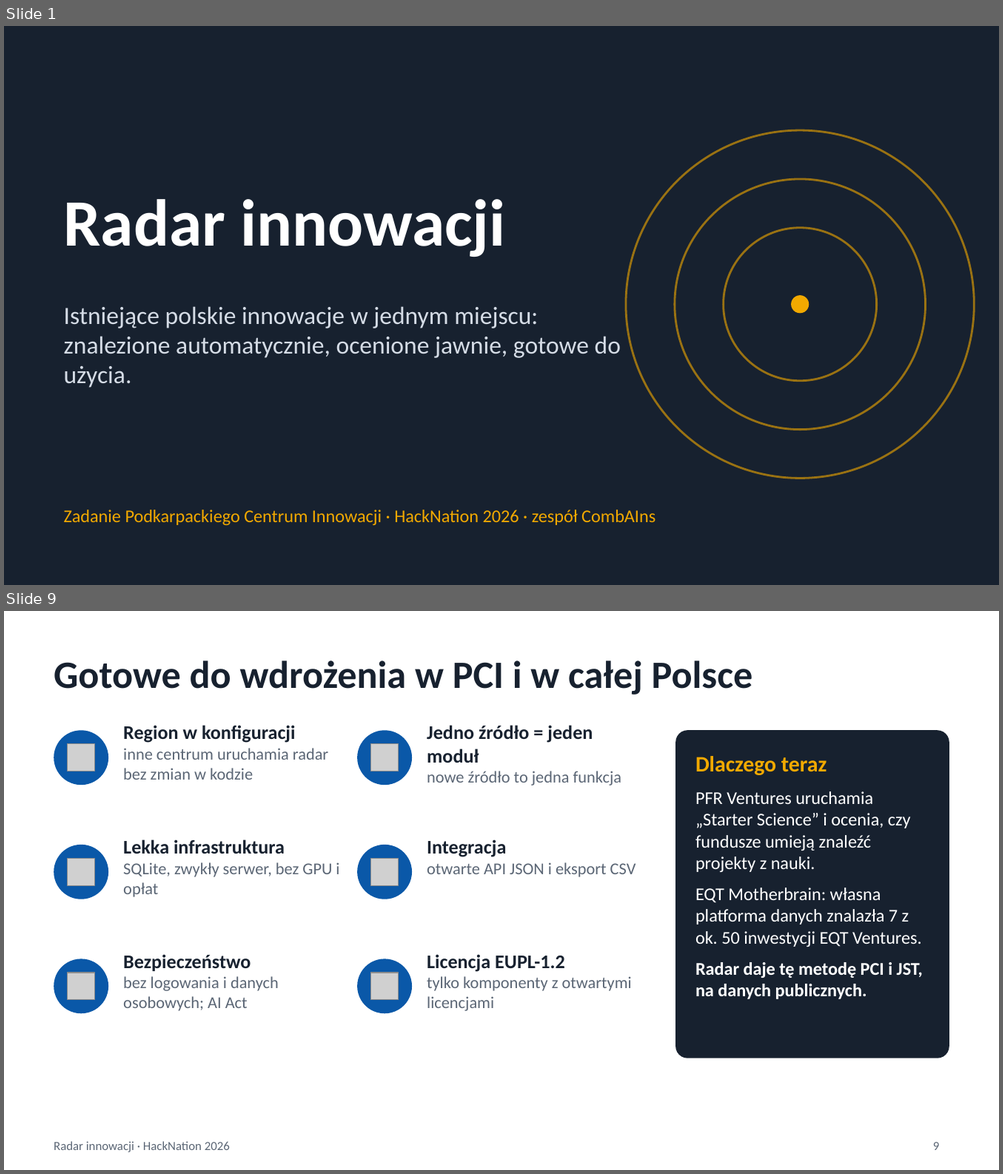
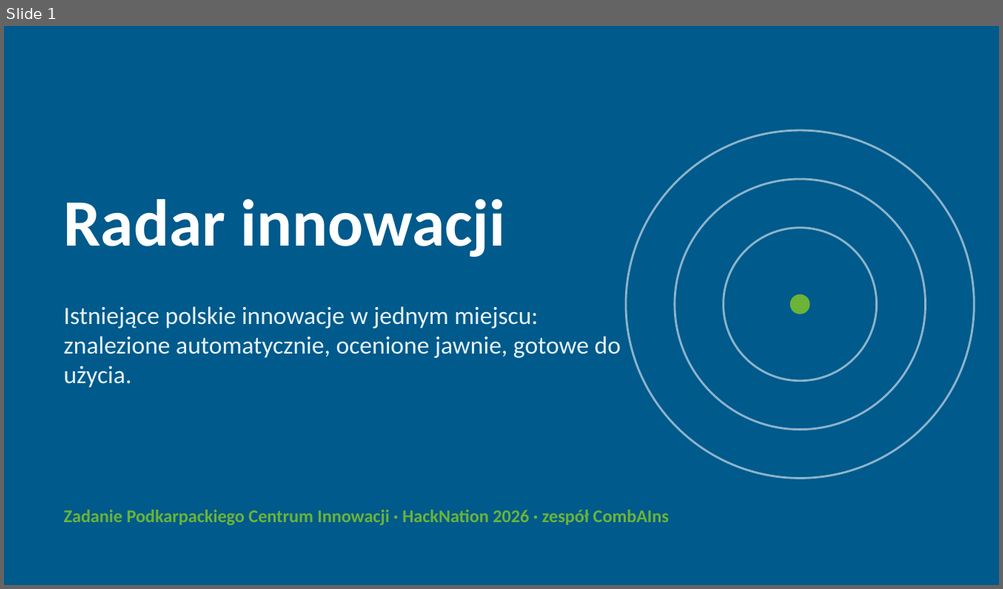
Before and after one commit to FilipLangiewicz/InnovationHub, a slide deck: docs/presentation/Radar_innowacji.pptx. Shown one above the other, each under a label of ours: slides 1 and 9 before the commit, slide 1 after it; the slides between them are not shown. The pictures are 1003x1174 and 1003x589 pixels, drawn with LibreOffice and Linux fonts; fonts in the diff are those of the drawing; grey boxes stand for pictures. Boxes give left, top, right and bottom in pixels: in the first picture for what was removed or moved away, otherwise in the second. Text is boxed around its words. In the diff, an @@ line names an element or a change of style, - is before the commit and + after.

```diff
--- a/docs/presentation/Radar_innowacji.pptx
+++ b/docs/presentation/Radar_innowacji.pptx
@@ slide 9 removed at box(4, 611, 999, 1170), background #FFFFFF @@
@@ title removed at box(54, 661, 753, 695) @@
-Gotowe do wdrożenia w PCI i w całej Polsce
@@ ellipse removed at box(54, 730, 108, 785) @@
@@ text removed at box(123, 725, 328, 780) @@
-Region w konfiguracji
-inne centrum uruchamia radar bez zmian w kodzie
@@ ellipse removed at box(357, 730, 412, 785) @@
@@ text removed at box(427, 725, 622, 786) @@
-Jedno źródło = jeden moduł
-nowe źródło to jedna funkcja
@@ rounded rectangle removed at box(675, 730, 949, 1059) @@
@@ picture removed at box(68, 744, 96, 772) @@
@@ picture removed at box(371, 744, 399, 772) @@
@@ text removed at box(695, 756, 922, 999) @@
-Dlaczego teraz
-PFR Ventures uruchamia „Starter Science” i ocenia, czy fundusze umieją znaleźć projekty z nauki.
-EQT Motherbrain: własna platforma danych znalazła 7 z ok. 50 inwestycji EQT Ventures.
-Radar daje tę metodę PCI i JST, na danych publicznych.
@@ ellipse removed at box(54, 845, 108, 900) @@
@@ text removed at box(123, 840, 339, 897) @@
-Lekka infrastruktura
-SQLite, zwykły serwer, bez GPU i opłat
@@ ellipse removed at box(357, 845, 412, 900) @@
@@ text removed at box(427, 840, 636, 877) @@
-Integracja
-otwarte API JSON i eksport CSV
@@ picture removed at box(68, 859, 96, 886) @@
@@ picture removed at box(371, 859, 399, 886) @@
@@ ellipse removed at box(54, 959, 108, 1014) @@
@@ text removed at box(123, 954, 279, 1011) @@
-Bezpieczeństwo
-bez logowania i danych osobowych; AI Act
@@ ellipse removed at box(357, 959, 412, 1014) @@
@@ text removed at box(427, 954, 632, 1011) @@
-Licencja EUPL-1.2
-tylko komponenty z otwartymi licencjami
@@ picture removed at box(68, 973, 96, 1001) @@
@@ picture removed at box(371, 973, 399, 1001) @@
@@ text removed at box(54, 1142, 230, 1153) @@
-Radar innowacji · HackNation 2026
@@ page number removed at box(933, 1142, 939, 1150) @@
-9
@@ slide 1 changed as well @@
@@ background #17212F to #005A8C @@
@@ outline #F2A900 1.5 pt to #FFFFFF 1.5 pt in 3 elements at box(626, 130, 973, 479), box(674, 179, 925, 430), box(723, 228, 876, 381) @@
@@ text "Istniejące polskie innowacje w jednym ..." at box(64, 306, 620, 388): text colour #D5DCE6 to #E6F3FB @@
@@ ellipse at box(790, 295, 810, 315): fill #F2A900 to #6BB437 @@
@@ text "Zadanie Podkarpackiego Centrum Innowacji · ..." at box(64, 510, 669, 526): text colour #F2A900 to #6BB437, bold on @@
```
Also in this commit, not shown: 6 other slides changed, 3 slides added, 2 other slides removed, 7 other files.
